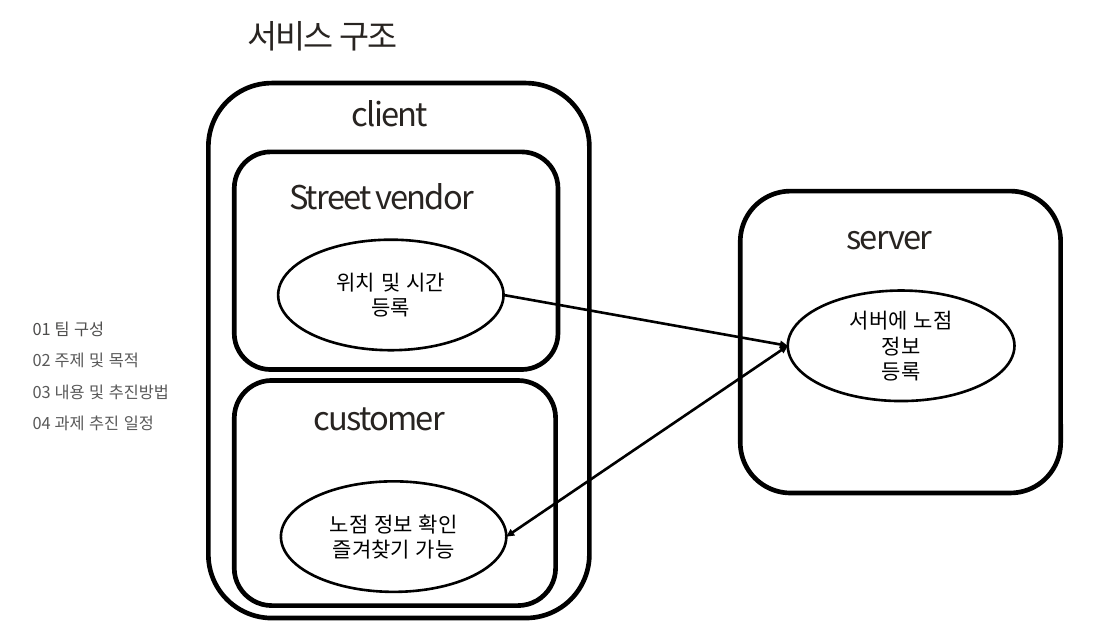
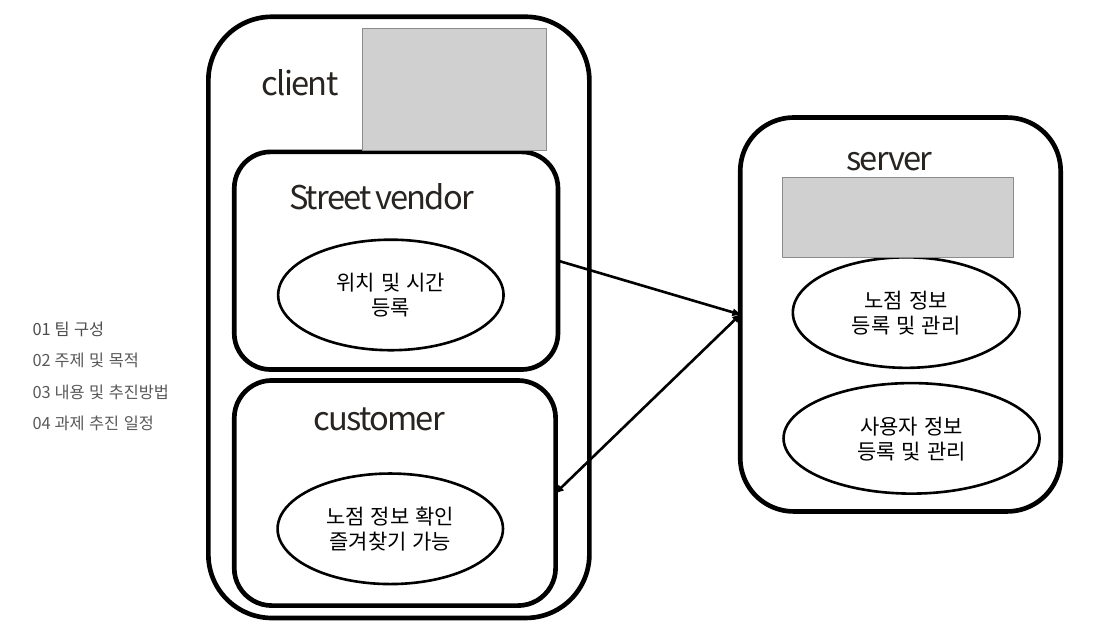
Before and after one commit to KIMTHE/KNU-MAP1-20212-Team01, a slide deck: slide 10 of document/Project_proposal_1조.pptx. Drawn at 1120x630 pixels with LibreOffice and Linux fonts; fonts in the diff are those of the drawing; grey boxes stand for pictures; background and template pictures are left out. Boxes give left, top, right and bottom in pixels: in the first picture for what was removed or moved away, otherwise in the second. Text is boxed around its words. In the diff, an @@ line names an element or a change of style, - is before the commit and + after.

```diff
--- a/document/Project_proposal_1조.pptx
+++ b/document/Project_proposal_1조.pptx
@@ rounded rectangle resized from (x1=208, y1=83, x2=590, y2=618) to (x1=208, y1=17, x2=590, y2=618) @@
@@ text removed at (x1=247, y1=21, x2=398, y2=51) @@
-서비스 구조
@@ picture added at (x1=363, y1=29, x2=547, y2=151) @@
@@ text "client" moved from (x1=352, y1=100, x2=428, y2=127) to (x1=262, y1=69, x2=338, y2=96) @@
@@ rounded rectangle resized from (x1=740, y1=192, x2=1060, y2=493) to (x1=740, y1=118, x2=1060, y2=512) @@
@@ text "server" rewrapped from (x1=846, y1=231, x2=932, y2=250) to (x1=846, y1=152, x2=932, y2=179) @@
@@ picture added at (x1=783, y1=178, x2=1014, y2=258) @@
@@ arrow moved from (503, 295) - (788, 346) to (558, 260) - (740, 314) @@
@@ ellipse "노점 정보" moved from (x1=788, y1=291, x2=1015, y2=402) to (x1=793, y1=257, x2=1020, y2=368) @@
@@ text in ellipse at (x1=852, y1=290, x2=961, y2=335): text changed @@
-서버에 노점 정보
-등록
+노점 정보
+등록 및 관리
@@ double arrow moved from (507, 537) - (788, 346) to (555, 493) - (740, 314) @@
@@ ellipse added at (x1=784, y1=383, x2=1040, y2=494), fill #FFFFFF, outline #000000 2.25 pt, 18 pt, text #000000 @@
+사용자 정보
+등록 및 관리
@@ ellipse "노점 정보 확인" moved from (x1=281, y1=481, x2=506, y2=592) to (x1=277, y1=474, x2=502, y2=585) @@
```
Also in this commit, not shown: 6 other slides changed, 1 other file.
